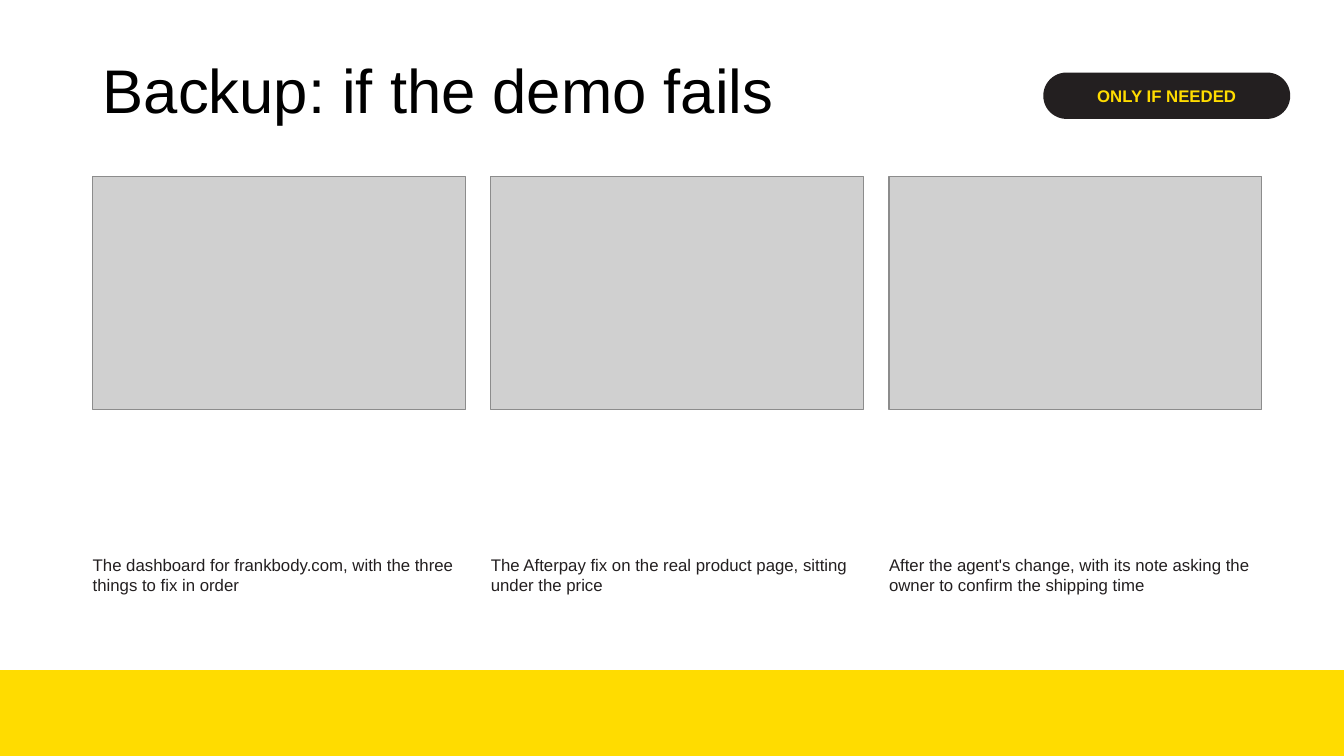
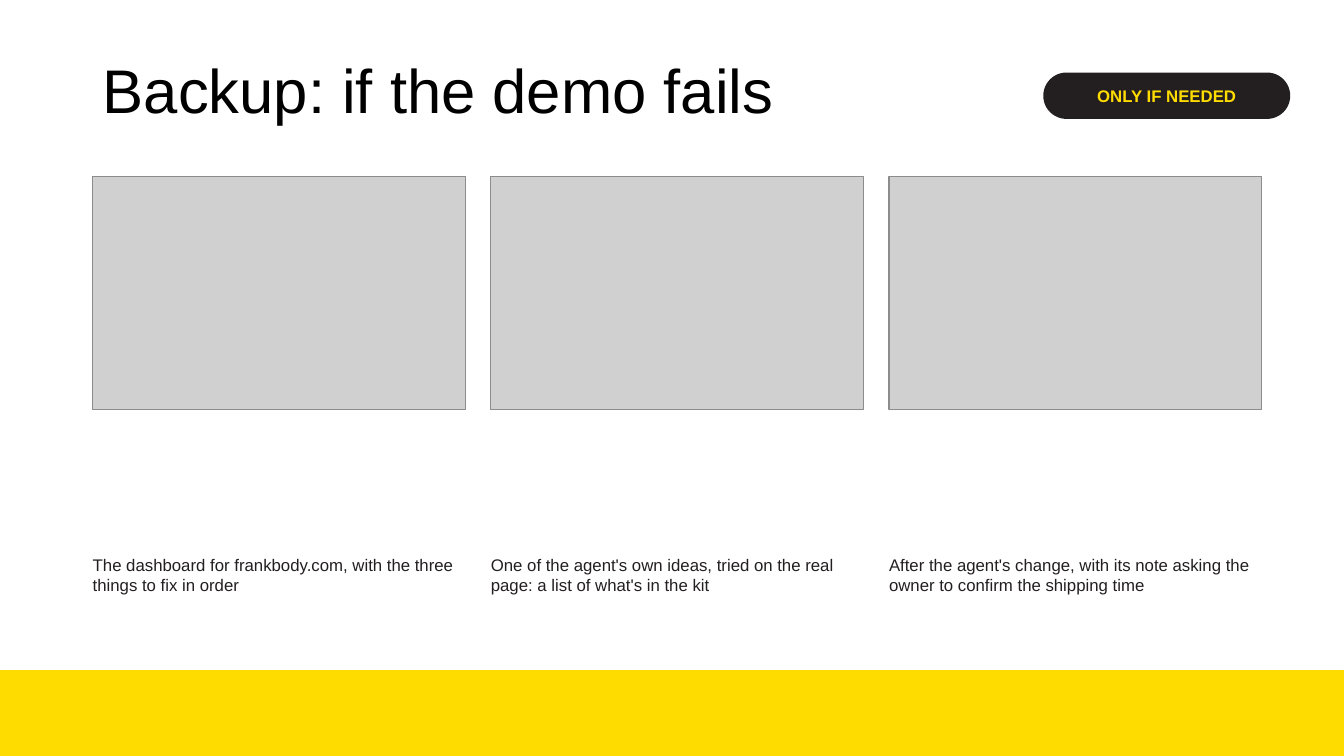
Before and after one commit to NickWG113/shopfix-au, a slide deck: slide 7 of docs/presentation/QuickLift-Week7-PoC.pptx. Drawn at 1344x756 pixels with LibreOffice and Linux fonts; fonts in the diff are those of the drawing; grey boxes stand for pictures; background and template pictures are left out. Boxes give left, top, right and bottom in pixels: in the first picture for what was removed or moved away, otherwise in the second. Text is boxed around its words. In the diff, an @@ line names an element or a change of style, - is before the commit and + after.

```diff
--- a/docs/presentation/QuickLift-Week7-PoC.pptx
+++ b/docs/presentation/QuickLift-Week7-PoC.pptx
@@ text at box(491, 559, 833, 595): text changed @@
-The Afterpay fix on the real product page, sitting under the price
+One of the agent's own ideas, tried on the real page: a list of what's in the kit
```
Also in this commit, not shown: 3 other slides changed, 2 other files.
